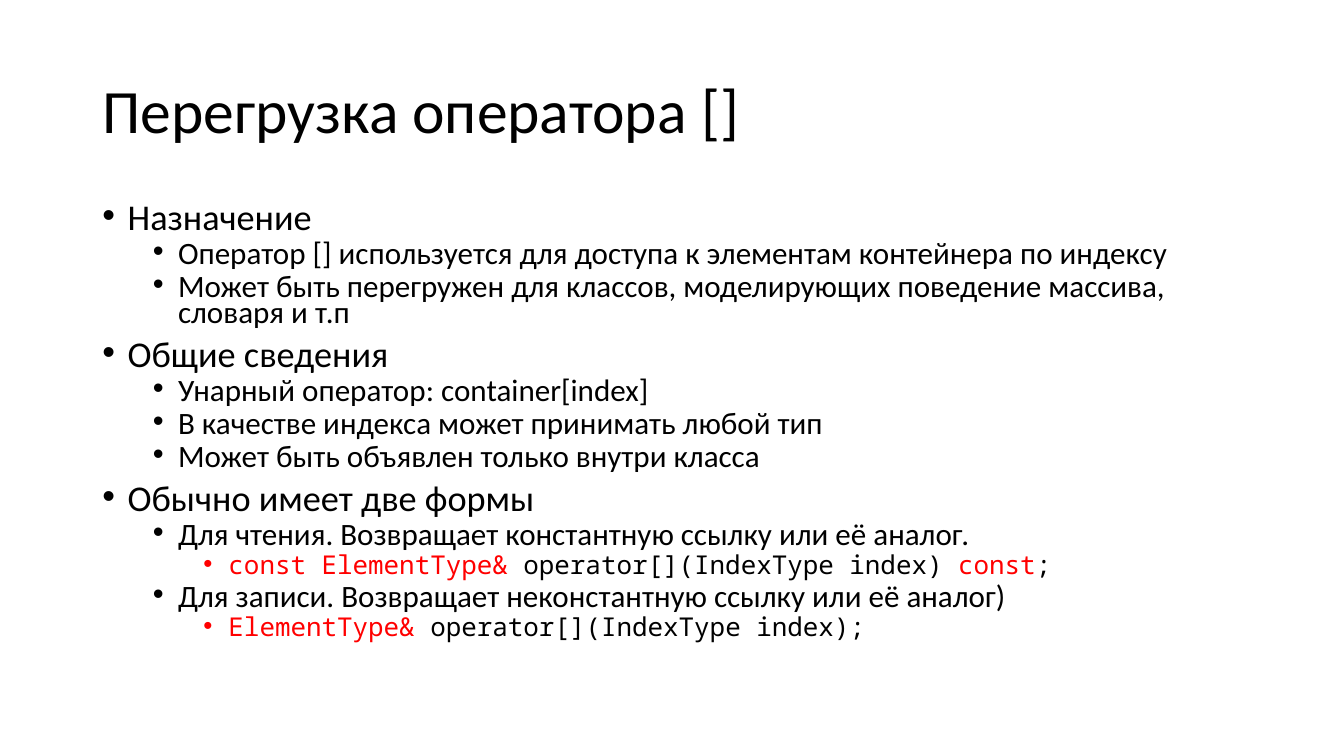
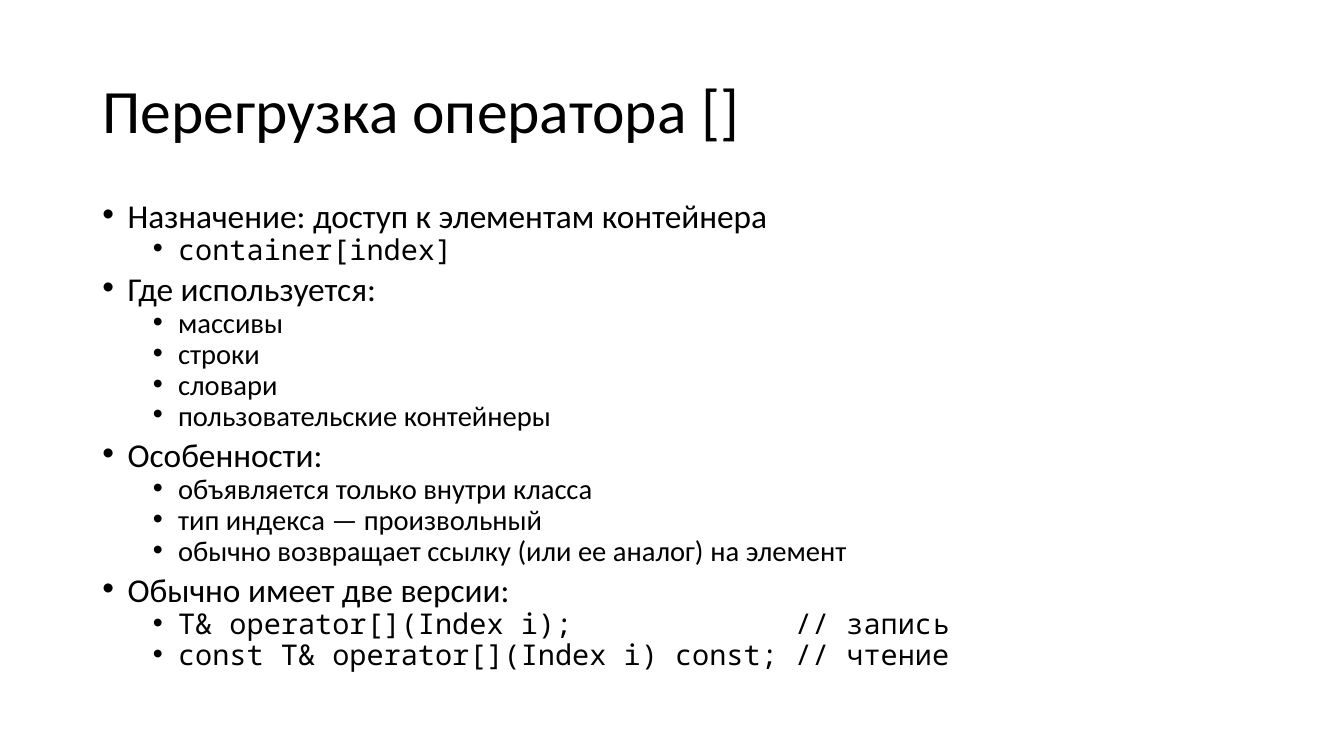
Before and after one commit to alexey-malov/oop, a slide deck: slide 54 of lectures/04/Дружественные функции и классы. Перегрузка операций.pptx. Drawn at 1344x756 pixels with LibreOffice and Linux fonts; fonts in the diff are those of the drawing. Boxes give left, top, right and bottom in pixels: in the first picture for what was removed or moved away, otherwise in the second. Text is boxed around its words. In the diff, an @@ line names an element or a change of style, - is before the commit and + after.

```diff
--- a/lectures/04/Дружественные функции и классы. Перегрузка операций.pptx
+++ b/lectures/04/Дружественные функции и классы. Перегрузка операций.pptx
@@ text at <box>128,205,949,672</box>: text changed; size 22.2 to 20.4 pt @@
-• Назначение
-  • Оператор [] используется для доступа к элементам контейнера по индексу
-  • Может быть перегружен для классов, моделирующих поведение массива, словаря и т.п
-• Общие сведения
-  • Унарный оператор: container[index]
-  • В качестве индекса может принимать любой тип
-  • Может быть объявлен только внутри класса
-• Обычно имеет две формы
-  • Для чтения. Возвращает константную ссылку или её аналог.
-    • const ElementType& operator[](IndexType index) const;
-  • Для записи. Возвращает неконстантную ссылку или её аналог)
-    • ElementType& operator[](IndexType index);
+• Назначение: доступ к элементам контейнера
+  • container[index]
+• Где используется:
+  • массивы
+  • строки
+  • словари
+  • пользовательские контейнеры
+• Особенности:
+  • объявляется только внутри класса
+  • тип индекса — произвольный
+  • обычно возвращает ссылку (или ее аналог) на элемент
+• Обычно имеет две версии:
+  • T& operator[](Index i); // запись
+  • const T& operator[](Index i) const; // чтение
```
Also in this commit, not shown: 12 other slides changed, 10 slides added, 11 slides removed, 1 other file.
